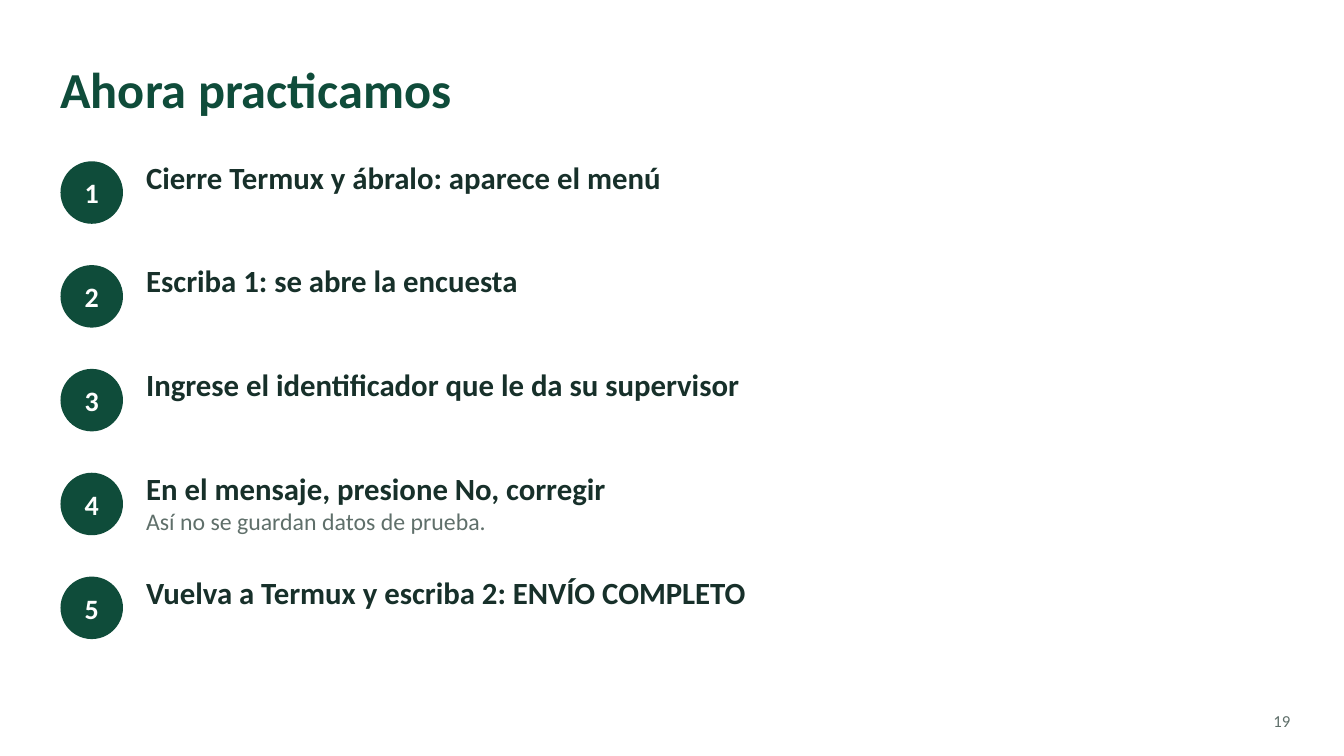
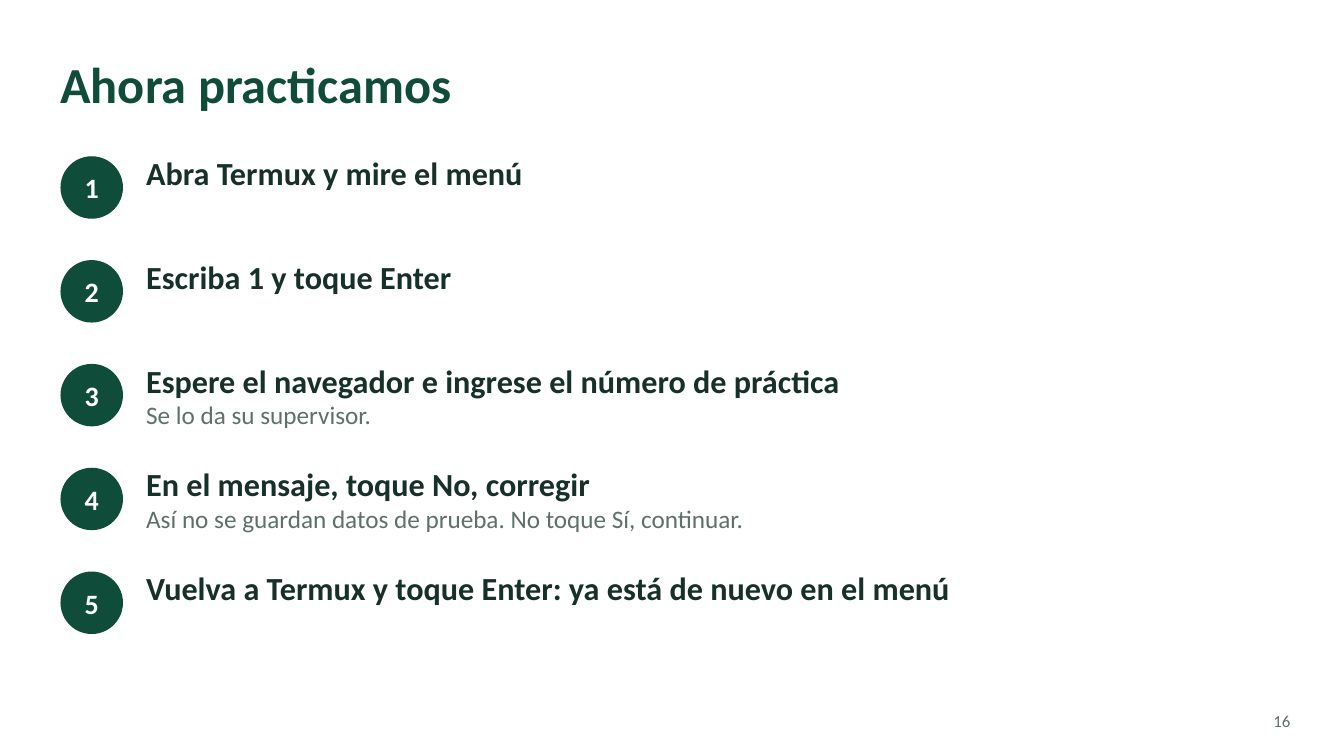
Before and after one commit to CecileRichetta/survey_offline_Colombia, a slide deck: slide 16 of offline/capacitacion/C4P_capacitacion_tablet.pptx (slide 19 before the commit). Drawn at 1344x756 pixels with LibreOffice and Linux fonts; fonts in the diff are those of the drawing. Boxes give left, top, right and bottom in pixels: in the first picture for what was removed or moved away, otherwise in the second. Text is boxed around its words. In the diff, an @@ line names an element or a change of style, - is before the commit and + after.

```diff
--- a/offline/capacitacion/C4P_capacitacion_tablet.pptx
+++ b/offline/capacitacion/C4P_capacitacion_tablet.pptx
@@ text at (146, 162, 523, 190): text changed; size 22 to 23 pt @@
-Cierre Termux y ábralo: aparece el menú
+Abra Termux y mire el menú
@@ text at (146, 266, 451, 294): text changed; size 22 to 23 pt @@
-Escriba 1: se abre la encuesta
+Escriba 1 y toque Enter
@@ 5 ellipses, 1 title: place and size @@
-5 ellipses, 1 title at (60, 72, 451, 639)
+5 ellipses, 1 title at (60, 67, 451, 634)
@@ text at (146, 370, 839, 428): text changed; size 22 to 23 pt @@
-Ingrese el identificador que le da su supervisor
+Espere el navegador e ingrese el número de práctica
+Se lo da su supervisor.
@@ text at (146, 473, 743, 533): text changed; size 22 to 18 pt; text colour #17302A to #5F6F6A; bold off @@
-En el mensaje, presione No, corregir
-Así no se guardan datos de prueba.
+En el mensaje, toque No, corregir
+Así no se guardan datos de prueba. No toque Sí, continuar.
@@ text at (146, 577, 950, 605): text changed; size 22 to 23 pt @@
-Vuelva a Termux y escriba 2: ENVÍO COMPLETO
+Vuelva a Termux y toque Enter: ya está de nuevo en el menú
@@ page number at (1273, 715, 1290, 727): text changed @@
-19
+16
```
Also in this commit, not shown: 7 other slides changed, 9 slides added, 12 slides removed, 10 other files.
